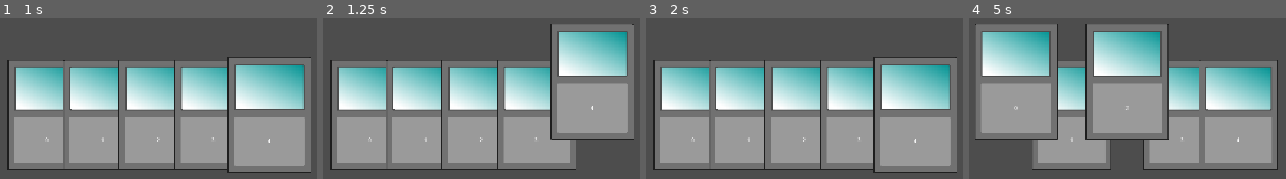
Above: before the commit, frames 1-4 (left to right).
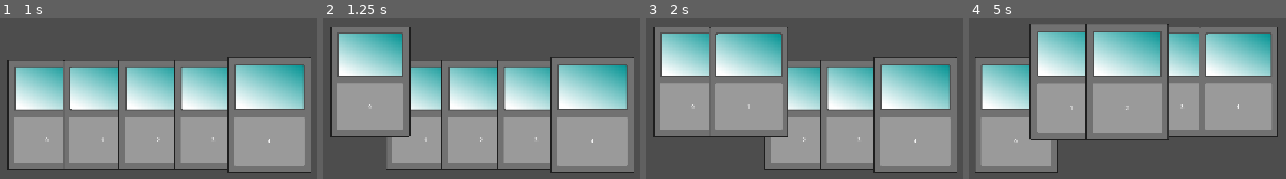
Above: after the commit, the same moments.

Repository: dompetriella/card_engine
Game: Godot game, scene res://scenes/root.tscn
Two runs of this game, one before a commit and one after it. Both use one fixed random seed, a clock stepped at 60 frames per second and the inputs below.
Inputs (mouse positions are in pixels of both pictures, inside the frame that each line leads up to):
- Up to frame 1 (1 s): tap Enter at 0.5 s; drag from (47, 114) to (269, 114) at 0.52 s
- Up to frame 2 (1.25 s): no input
- Up to frame 3 (2 s): drag from (747, 114) to (915, 80) at 1.27 s
- Up to frame 4 (5 s): move the mouse to (1127, 114) at 2.02 s; click (1127, 114) at 2.17 s; tap Space at 2.75 s; drag from (1181, 114) to (1010, 48) at 2.77 s; drag from (1238, 114) to (1016, 114) at 3.52 s; drag from (1010, 48) to (outside the picture) at 4.27 s

Frame 1 is identical in both runs. In frame 2, 37% of the frame differs, in the area x 2-99%, y 3-97%; in frame 3, 30%; in frame 4, 54%, in the area x 1-98%, y 3-97%.

Commit message:
working on dragging and selecting logic

Diff:
--- a/scripts/card_manager.gd
+++ b/scripts/card_manager.gd
@@ -8,43 +8,63 @@
 const DEFAULT_CARD_Z_INDEX: int = 1;
 const CARD_SELECTED_Z_INDEX: int = 99;
 const CARD_SELECTED_Y_OFFSET: float = -48;
+# in seconds
+const TIME_BEFORE_CARD_IS_DRAGGED: float = 0.5;
 
 @export var first_hand_draw_amount: int = 5;
 
 var is_hovering_over_card: bool = false;
-var click_timer: Timer;
+var drag_timer: float = 0.0;
 
-var card_being_dragged: CardNode;
+var card_clicked_in_memory: CardNode;
 var selected_cards: Array[CardNode];
 var player_hand: Array[CardNode] = [];
+
 
 
 func _ready() -> void:
 	draw_starting_hand()
 
 func _process(delta: float) -> void:
-	if (card_being_dragged):
-		var mouse_position: Vector2 = get_global_mouse_position();
-		card_being_dragged.position = mouse_position;
+	if (card_clicked_in_memory):
+		drag_timer += delta;
+		if (drag_timer > TIME_BEFORE_CARD_IS_DRAGGED):
+			var mouse_position: Vector2 = get_global_mouse_position();
+			card_clicked_in_memory.position = mouse_position;
 
 func _input(event: InputEvent) -> void:
 	if event is InputEventMouseButton and event.button_index == MOUSE_BUTTON_LEFT:
-		if !event.pressed:
-			var card: CardNode = raycast_check_for_card()
+		if event.pressed:
+			var card: CardNode = raycast_check_for_top_card()
 			if card:
-				if card not in selected_cards:
-					selected_cards.append(card);
-					set_card_as_selected(card);
-				else:
-					selected_cards.erase(card);
-					set_card_as_not_selected(card);
-					update_player_hand_card_positions();
-		#else:
-			#if card_being_dragged:
-				#card_being_dragged = null
-				#update_player_hand_card_positions();
+				card_clicked_in_memory = card
+				drag_timer = 0.0  # Reset the timer when a card is clicked
 
-func raycast_check_for_card() -> CardNode:
+		else:  # Mouse button released
+
+			#meaning that we clicked on a card
+			if card_clicked_in_memory:
+				if drag_timer < TIME_BEFORE_CARD_IS_DRAGGED:
+
+					# Only select/deselect if it wasn't dragged
+					if card_clicked_in_memory not in selected_cards:
+						selected_cards.append(card_clicked_in_memory)
+						set_card_as_selected(card_clicked_in_memory)
+					else:
+						selected_cards.erase(card_clicked_in_memory)
+						set_card_as_not_selected(card_clicked_in_memory)
+					update_player_hand_card_positions()
+
+				# Reset drag variables after releasing
+				card_clicked_in_memory = null
+				drag_timer = 0.0
+				var swap_card: CardNode = raycast_check_for_top_card();
+
+
+				update_player_hand_card_positions();
+
+
+func raycast_check_for_top_card() -> CardNode:
 	var space_state: PhysicsDirectSpaceState2D = get_world_2d().direct_space_state;
 	var parameters: PhysicsPointQueryParameters2D = PhysicsPointQueryParameters2D.new();
 	parameters.position = get_global_mouse_position();
@@ -66,6 +86,32 @@
 		return highest_z_node
 
 	return null;
+
+
+# need to check for all cards to swap dragged cards
+#func raycast_check_for_all_cards() -> Array[CardNode]:
+	#var space_state: PhysicsDirectSpaceState2D = get_world_2d().direct_space_state;
+	#var parameters: PhysicsPointQueryParameters2D = PhysicsPointQueryParameters2D.new();
+	#parameters.position = get_global_mouse_position();
+	#parameters.collide_with_areas = true;
+	#parameters.collision_mask = 1;
+	#var result: Array[Dictionary] = space_state.intersect_point(parameters);
+	#if (result.size() > 0):
+		#
+		#var highest_z_node = null
+		#var highest_z_index = -INF  # Start with the lowest possible value
+#
+		#for item in result:
+			#var card_node_check = item.collider
+			#if card_node_check != null and card_node_check.get_parent() is CardNode:
+				#var parent_node = card_node_check.get_parent()
+				#if parent_node.z_index > highest_z_index:
+					#highest_z_index = parent_node.z_index
+					#highest_z_node = parent_node
+#
+		#return highest_z_node
+			#
+	#return null;
 
 func draw_starting_hand() -> void:
 	for i in first_hand_draw_amount:
@@ -92,7 +138,8 @@
 		var total_width: float = (player_hand.size() - 1) * CARD_WIDTH;
 		var viewport: Vector2 = get_viewport().size;
 		var x_center: float = viewport.x / 2;
-		var y_position: float = viewport.y - HAND_Y_OFFSET_MARGIN;
+		var selected_y_offset: float = CARD_SELECTED_Y_OFFSET if player_hand[i] in selected_cards else 0;
+		var y_position: float = viewport.y - HAND_Y_OFFSET_MARGIN + selected_y_offset;
 		var card_x_offset: float = x_center + i * CARD_WIDTH - total_width / 2;
 		var new_position =	Vector2(card_x_offset, y_position);
 		player_hand[i].global_position = new_position;
@@ -105,7 +152,7 @@
 
 func _on_card_is_unfocused(card: CardNode):
 	set_card_unfocused_properties(card);
-	var new_card_hovered: CardNode = raycast_check_for_card()
+	var new_card_hovered: CardNode = raycast_check_for_top_card()
 	if (new_card_hovered is CardNode):
 		set_card_focus_properties(new_card_hovered)
 	else:
